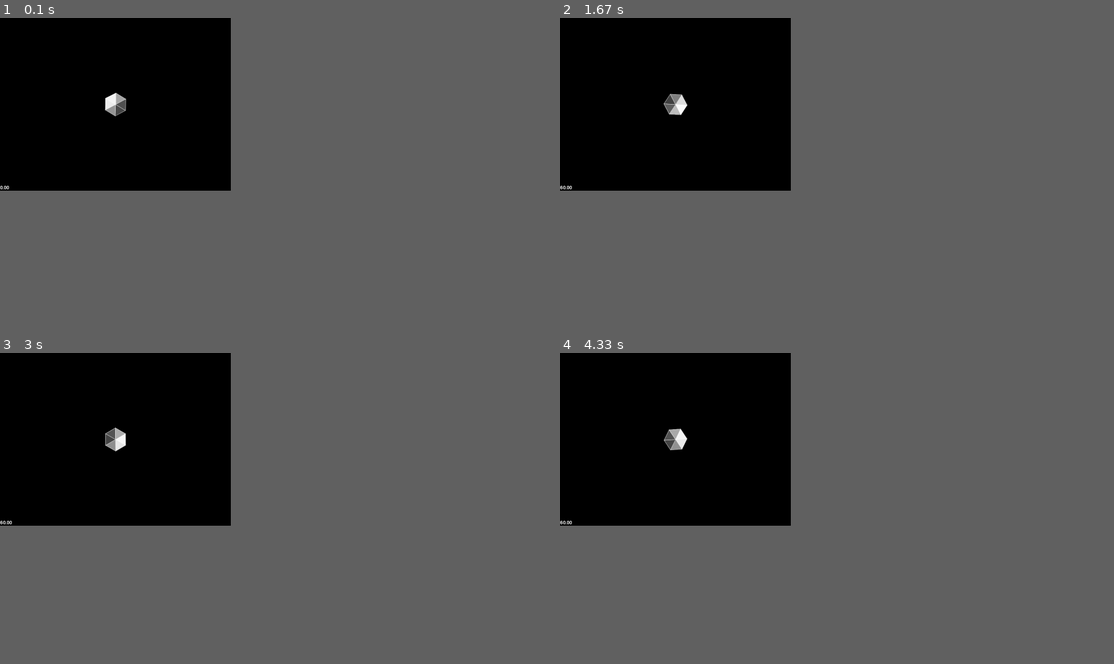
Above: before the commit, frames 1-4 (two rows, left to right).
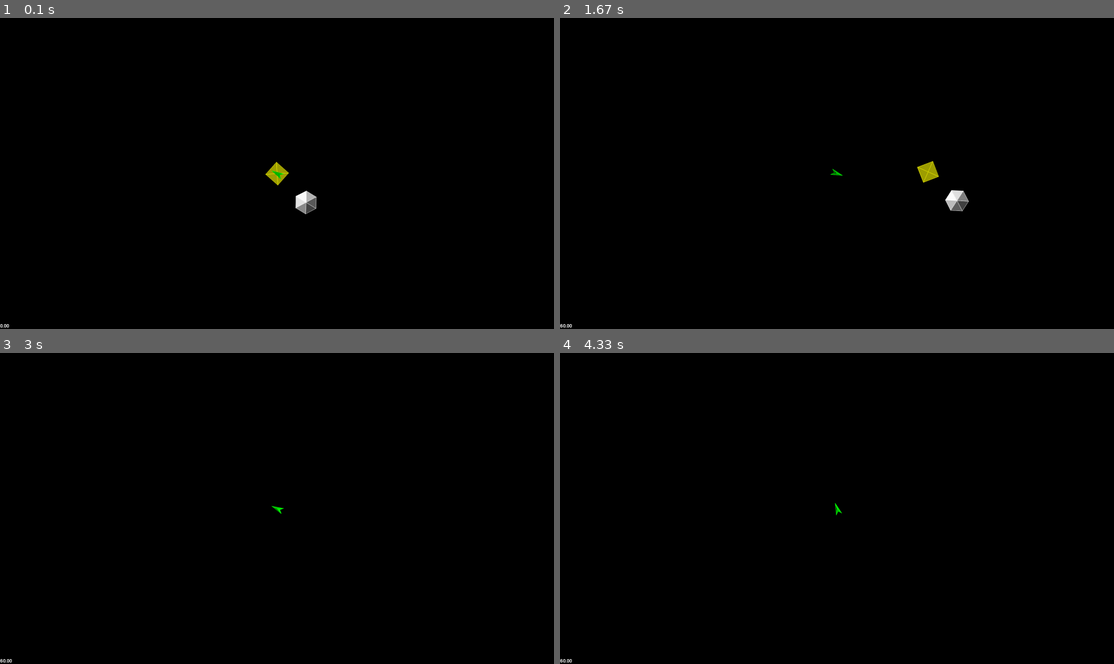
Above: after the commit, the same moments.

Repository: Binary-Ninja/pygame-summer-jam-2024
Game: pygame game, started from main.py
Same seed, same stepped clock (60 frames per second), same inputs: the game is played once before the commit and once after it.
Inputs (mouse positions are in pixels of both pictures, inside the frame that each line leads up to):
- Up to frame 1 (0.1 s): no input
- Up to frame 2 (1.67 s): press the mouse at (704, 176) at 0.37 s; move the mouse to (798, 207) at 0.47 s; release the mouse at (892, 241) at 0.6 s; press the mouse at (704, 176) at 0.7 s; move the mouse to (803, 189) at 0.8 s; release the mouse at (903, 201) at 0.93 s; press the mouse at (704, 176) at 1.03 s; move the mouse to (759, 213) at 1.13 s; release the mouse at (809, 254) at 1.27 s; press the mouse at (704, 176) at 1.37 s; move the mouse to (842, 198) at 1.47 s; release the mouse at (981, 223) at 1.6 s
- Up to frame 3 (3 s): press the mouse at (144, 511) at 1.7 s; move the mouse to (304, 552) at 1.8 s; release the mouse at (470, 589) at 1.93 s; press the mouse at (144, 511) at 2.03 s; move the mouse to (265, 483) at 2.13 s; release the mouse at (393, 452) at 2.27 s; press the mouse at (144, 511) at 2.37 s; move the mouse to (271, 471) at 2.47 s; release the mouse at (398, 430) at 2.6 s; press the mouse at (144, 511) at 2.7 s; move the mouse to (149, 483) at 2.8 s; release the mouse at (155, 452) at 2.93 s
- Up to frame 4 (4.33 s): press the mouse at (704, 511) at 3.03 s; move the mouse to (687, 567) at 3.13 s; release the mouse at (670, 623) at 3.27 s; press the mouse at (704, 511) at 3.37 s; move the mouse to (715, 520) at 3.47 s; release the mouse at (726, 533) at 3.6 s; press the mouse at (704, 511) at 3.7 s; move the mouse to (853, 545) at 3.8 s; release the mouse at (1008, 583) at 3.93 s; press the mouse at (704, 511) at 4.03 s; move the mouse to (753, 461) at 4.13 s; release the mouse at (803, 415) at 4.27 s
In our replay, the window is 375x281 before the commit and 900x506 after it. These sizes can differ from the game's own. Grey fills any space a smaller window leaves; there, only what the larger window draws over its background counts as a difference.

The runs differ from the first frame. In frame 1, 0.6% of the frame differs, in the area x 0-58%, y 23-100%; in frame 2, 0.7%, in the area x 0-74%, y 24-100%; in frame 3, 0.3%; in frame 4, 0.3%.

Commit message:
added player and camera

Diff:
--- a/colors.py
+++ b/colors.py
@@ -4,5 +4,9 @@
 class Color:
     WHITE = (255, 255, 255)
     BLACK = (0, 0, 0)
-    GRAY = (170, 170, 170)
-    DARK_GRAY = (85, 85, 85)
+    RED = (255, 0, 0)
+    GREEN = (0, 255, 0)
+    BLUE = (0, 0, 255)
+    CYAN = (0, 255, 255)
+    MAGENTA = (255, 0, 255)
+    YELLOW = (255, 255, 0)
--- a/main.py
+++ b/main.py
@@ -10,22 +10,33 @@
 
 from colors import Color
 
-
+LEFT_MOUSE_BUTTON = 1
 WINDOWED_RESOLUTION = pg.Vector2(800, 600)
 FPS_CAP = 0
 SCREEN_BACKGROUND_COLOR = Color.BLACK
+PLAYER_THRUST = 500
 
 
 def main() -> None:
     pg.init()
 
     utils.setup_window("Hyper Hexagon")
-    fullscreen = False
+    fullscreen = True
     screen = utils.create_display(WINDOWED_RESOLUTION, fullscreen)
     clock = pg.time.Clock()
     font = pg.Font(size=24)
 
-    asteroid = sprites.Asteroid(WINDOWED_RESOLUTION / 2)
+    # The center of the arena is the light source, so you can always locate it.
+    light_source = (0, 0)
+
+    game_objects = [
+        # Set up the level.
+        sprites.Asteroid((100, 100), sprites.HEXAGON_TRIANGLES, Color.WHITE, 20),
+        sprites.Asteroid((0, 0), sprites.SQUARE_TRIANGLES, Color.YELLOW, -40),
+
+        # Create and reference the player object.
+        player := sprites.Player((0, 0), sprites.PLAYER_POLYGONS, Color.GREEN)
+    ]
 
     while True:
         for event in pg.event.get():
@@ -43,13 +54,28 @@
                     fullscreen = not fullscreen
                     screen = utils.create_display(WINDOWED_RESOLUTION, fullscreen)
 
+            if event.type == pg.MOUSEBUTTONDOWN:
+                if event.button == LEFT_MOUSE_BUTTON:
+                    player.acc.from_polar((-PLAYER_THRUST, player.angle + 90))
+
+            if event.type == pg.MOUSEBUTTONUP:
+                if event.button == LEFT_MOUSE_BUTTON:
+                    player.acc.scale_to_length(0)
+
         dt = clock.tick(FPS_CAP) / 1000
 
-        asteroid.update(dt)
+        for game_object in game_objects:
+            game_object.update(dt)
+
+        # Do camera calculations.
+        screen_middle = pg.Vector2(screen.size) / 2
+        camera = screen_middle - player.pos
+        player.angle = pg.Vector2().angle_to(pg.mouse.get_pos() - screen_middle) + 90
 
         screen.fill(SCREEN_BACKGROUND_COLOR)
 
-        asteroid.draw(screen, pg.mouse.get_pos())
+        for game_object in game_objects:
+            game_object.draw(screen, light_source, camera)
 
         fps_surf = font.render(f"{clock.get_fps():.2f}", True, Color.WHITE, Color.BLACK)
         screen.blit(fps_surf, (0, screen.height - fps_surf.height))
--- a/sprites.py
+++ b/sprites.py
@@ -6,6 +6,7 @@
 
 from typing import Sequence
 
+EQUILATERAL_TRIANGLE_HEIGHT_FACTOR = 0.866
 
 SQUARE_TRIANGLES = (
     ((0, -40), (40, 0)),
@@ -23,8 +24,11 @@
     ((-35, -20), (0, -40)),
 )
 
-# Light comes from the origin.
-LIGHT_SOURCE = pg.Vector2(0, 0)
+PLAYER_POLYGONS = (
+    ((0, -20), (-10, 20)),
+    ((0, -20), (10, 20)),
+    ((-10, 20), (0, 10), (10, 20)),
+)
 
 
 def darken(color: tuple[int, int, int], amount: float) -> pg.Color:
@@ -35,30 +39,55 @@
     return sum(p[0] for p in points) / len(points), sum(p[1] for p in points) / len(points)
 
 
-class Asteroid:
-    def __init__(self, pos: Sequence[float]):
+class GameObject:
+    def __init__(self, pos: Sequence[float], polygons, color):
         self.pos = pg.Vector2(pos)  # noqa
         self.angle = 0
-        self.turn_speed = 20
-        self.triangles = HEXAGON_TRIANGLES
-        self.color = Color.WHITE
+        self.polygons = polygons
+        self.color = color
+
+    def update(self, dt: float):
+        pass
+
+    def draw(self, screen: pg.Surface, light_source: Sequence[float], camera: Sequence[float]):
+        # Draw each polygon separately.
+        for polygon in self.polygons:
+            # Calculate the world coordinates for each point, rotating as needed.
+            points = [self.pos,] + [self.pos + pg.Vector2(point).rotate(self.angle) for point in polygon]
+            # Calculate the lighting vectors.
+            try:
+                lighting_vector = (light_source - self.pos).normalize()  # noqa
+            except ValueError:
+                # Object is on top of the light source.
+                # The dot product with a zero vector is always zero, so the object will be halfway lit.
+                lighting_vector = (0, 0)
+            normal_vector = (centroid(points) - self.pos).normalize()
+            # Calculate the lighting amount.
+            lighting = pg.math.remap(-1, 1, 0.75, 0, lighting_vector * normal_vector)
+            # Transform the world coordinates into screen coordinates.
+            draw_points = [point + camera for point in points]  # noqa
+            # Draw the solid face.
+            pg.draw.polygon(screen, darken(self.color, lighting), draw_points)
+            # Draw the outline.
+            pg.draw.aalines(screen, self.color, True, draw_points)
+
+
+class Asteroid(GameObject):
+    def __init__(self, pos: Sequence[float], polygons, color, turn_speed):
+        super().__init__(pos, polygons, color)
+        self.turn_speed = turn_speed
 
     def update(self, dt: float):
         self.angle += self.turn_speed * dt
         self.angle %= 360
 
-    def draw(self, screen: pg.Surface, light_source):
-        # Draw each polygon separately.
-        for triangle in self.triangles:
-            # Calculate the world coordinates for each point, rotating as needed.
-            points = [self.pos,] + [self.pos + pg.Vector2(point).rotate(self.angle) for point in triangle]
-            # Calculate the lighting vectors.
-            to_light_vec = light_source - self.pos
-            to_centroid_vec = centroid(points) - self.pos
-            # Calculate the lighting amount.
-            max_dot_value = to_light_vec.length() * to_centroid_vec.length()
-            amount = pg.math.remap(-max_dot_value, max_dot_value, 0.75, 0, to_light_vec * to_centroid_vec)
-            # Draw the solid face.
-            pg.draw.polygon(screen, darken(self.color, amount), points)
-            # Draw the outline.
-            pg.draw.aalines(screen, self.color, True, points)
+
+class Player(GameObject):
+    def __init__(self, pos: Sequence[float], polygons, color):
+        super().__init__(pos, polygons, color)
+        self.acc = pg.Vector2(0, 0)
+        self.vel = pg.Vector2(0, 0)
+
+    def update(self, dt: float):
+        self.vel += self.acc * dt
+        self.pos += self.vel * dt
